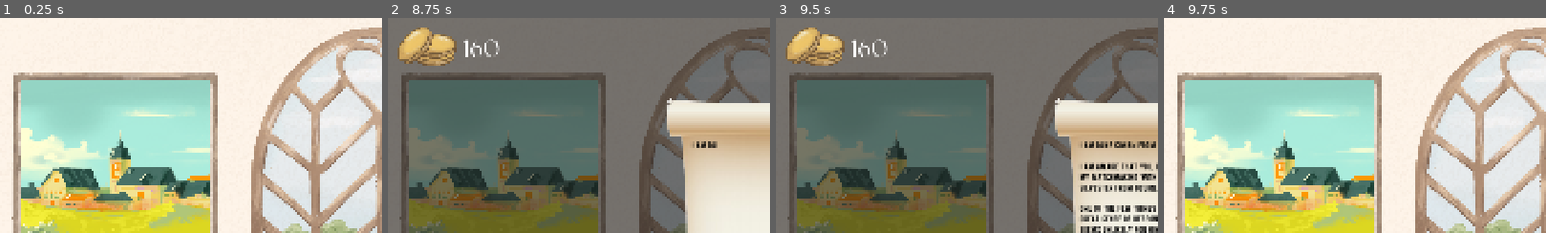
Above: before the commit, frames 1-4 (left to right).
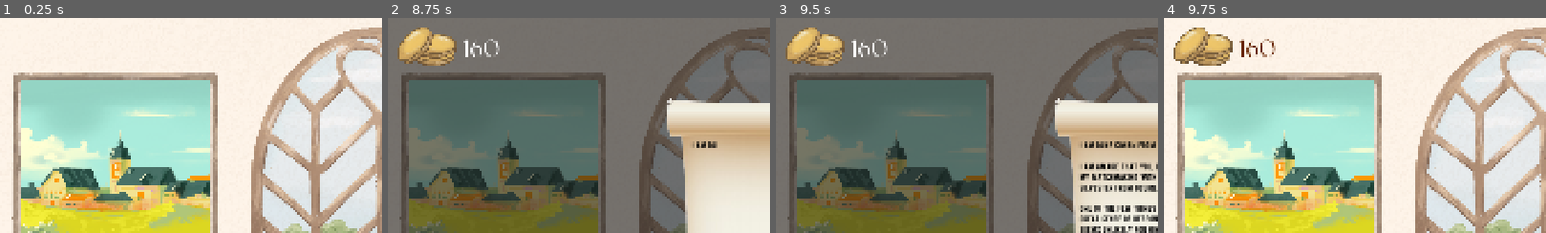
Above: after the commit, the same moments.

Repository: EliJ0y/Kingdom-Sweethearts
Game: Godot game, scene res://Scenes/home_desk.tscn
Two runs of this game, one before a commit and one after it. Both use one fixed random seed, a clock stepped at 60 frames per second and the inputs below.
Inputs (mouse positions are % of the whole screen's width and height, from its top left):
- Up to frame 1 (0.25 s): no input
- Up to frame 2 (8.75 s): click (94, 8) at 0.5 s; click (33, 50) at 1.25 s; click (15, 33) at 2 s; click (15, 33) at 2.75 s; click (15, 33) at 3.5 s; tap Enter (Enter) at 4.25, 4.35, 5.1, 6.6, 7.35, 8, 8.1 s; tap Space at 5 s; click "Next Scroll" at 5.75 s
- Up to frame 3 (9.5 s): tap Space at 8.75 s; tap Enter (Enter) at 8.85 s
- Up to frame 4 (9.75 s): click "Next Scroll" at 9.5 s
The pictures show only the part of the screen within x 0-50%, y 0-50%; the shares and areas given below are measured in that part.

Frames 1-3 are identical in both runs. In frame 4, 2.4% of the frame differs, in the area x 2-30%, y 4-23%.

Commit message:
coins scene and finish reading

Diff:
--- /dev/null
+++ b/kingdom-sweethearts/Scenes/coins.gd
@@ -0,0 +1,13 @@
+extends Node2D
+
+
+# Called when the node enters the scene tree for the first time.
+func _ready() -> void:
+	pass # Replace with function body.
+
+
+# Called every frame. 'delta' is the elapsed time since the previous frame.
+func _process(delta: float) -> void:
+	if GlobalTracker.total_coins > 0:
+		$"CanvasLayer/Coin Counter".show()
+		$"CanvasLayer/Coin Counter/Coin Text".text = str(GlobalTracker.total_coins)
--- /dev/null
+++ b/kingdom-sweethearts/Scenes/coins.tscn
@@ -0,0 +1,24 @@
+[gd_scene format=3 uid="uid://brewn7dcybla"]
+
+[ext_resource type="Script" uid="uid://btaq4hng4suxm" path="res://Scenes/coins.gd" id="1_m2shm"]
+[ext_resource type="Texture2D" uid="uid://c7mlstotxyst5" path="res://Graphics/Coins.PNG" id="1_ojwyu"]
+[ext_resource type="FontFile" uid="uid://bxxjm50ms0pnt" path="res://Fonts/Fontspring-DEMO-theseasons-reg.otf" id="2_m2shm"]
+
+[node name="Coins" type="Node2D" unique_id=1568081122]
+script = ExtResource("1_m2shm")
+
+[node name="CanvasLayer" type="CanvasLayer" parent="." unique_id=730694245]
+
+[node name="Coin Counter" type="Sprite2D" parent="CanvasLayer" unique_id=1805449455]
+visible = false
+position = Vector2(96, 48)
+scale = Vector2(0.6198655, 0.6198655)
+texture = ExtResource("1_ojwyu")
+
+[node name="Coin Text" type="Label" parent="CanvasLayer/Coin Counter" unique_id=146384966]
+offset_left = 148.4193
+offset_right = 338.4193
+offset_bottom = 104.0
+theme_override_colors/font_color = Color(0.4, 0.14000002, 0, 1)
+theme_override_fonts/font = ExtResource("2_m2shm")
+theme_override_font_sizes/font_size = 100
--- a/kingdom-sweethearts/Scenes/home_desk.tscn
+++ b/kingdom-sweethearts/Scenes/home_desk.tscn
@@ -4,6 +4,7 @@
 [ext_resource type="Script" uid="uid://eo10k053o0vc" path="res://Scripts/home_desk.gd" id="1_tr8l1"]
 [ext_resource type="Texture2D" uid="uid://c7yr7v1bsqpcd" path="res://Graphics/Scroll Icon.png" id="2_ffuct"]
 [ext_resource type="Texture2D" uid="uid://b1spnq58mcm32" path="res://Graphics/Town Icon.png" id="3_eupsi"]
+[ext_resource type="PackedScene" uid="uid://brewn7dcybla" path="res://Scenes/coins.tscn" id="5_o1j7g"]
 
 [node name="HomeDesk" type="Node2D" unique_id=719714100]
 script = ExtResource("1_tr8l1")
@@ -30,5 +31,7 @@
 action_mode = 0
 texture_normal = ExtResource("3_eupsi")
 
+[node name="Coins" parent="." unique_id=1568081122 instance=ExtResource("5_o1j7g")]
+
 [connection signal="pressed" from="Scroll Icon" to="." method="_on_scroll_icon_pressed"]
 [connection signal="pressed" from="Town Icon" to="." method="_on_town_icon_pressed"]
--- a/kingdom-sweethearts/Scenes/scrolls.tscn
+++ b/kingdom-sweethearts/Scenes/scrolls.tscn
@@ -49,7 +49,6 @@
 offset_bottom = 104.0
 theme_override_fonts/font = ExtResource("4_ewrjh")
 theme_override_font_sizes/font_size = 100
-text = "80GCoi"
 
 [node name="Opened Scroll" type="Sprite2D" parent="CanvasLayer" unique_id=627563621]
 visible = false
--- a/kingdom-sweethearts/Scripts/global_tracker.gd
+++ b/kingdom-sweethearts/Scripts/global_tracker.gd
@@ -1,6 +1,8 @@
 extends Node
 
 var scrolls_list = [preload("res://Resources/Silvester_Scroll.tres"), preload("res://Resources/Kohan_Scroll.tres")]
+var total_coins = 0
+var scroll_count = 0
 
 # Called when the node enters the scene tree for the first time.
 func _ready() -> void:
--- a/kingdom-sweethearts/Scripts/home_desk.gd
+++ b/kingdom-sweethearts/Scripts/home_desk.gd
@@ -10,9 +10,9 @@
 func _process(delta: float) -> void:
 	pass
 
-
 func _on_scroll_icon_pressed() -> void:
-	get_tree().change_scene_to_file("res://Scenes/scrolls.tscn")
+	if GlobalTracker.scroll_count < 2:
+		get_tree().change_scene_to_file("res://Scenes/scrolls.tscn")
 
 
 func _on_town_icon_pressed() -> void:
--- a/kingdom-sweethearts/Scripts/scrolls.gd
+++ b/kingdom-sweethearts/Scripts/scrolls.gd
@@ -12,11 +12,9 @@
 var scroll_2_text = "\n\n".join(scroll_2.lines)
 
 var scroll_coins = 0
-var total_coins = 0
 
 var scroll_1_pressed = false
 var scroll_2_pressed = false
-var scroll_count = 0
 var stop_text_animation = false
 
 
@@ -47,7 +45,7 @@
 	tied_scroll_1.disabled = true
 	tied_scroll_2.hide()
 	scroll_1_pressed = true
-	scroll_count += 1
+	GlobalTracker.scroll_count += 1
 
 	var scroll_1_tween = create_tween()
 	scroll_1_tween.tween_property($"CanvasLayer/Tied Scroll 1", "position", Vector2(740, 440), 0.8)
@@ -65,7 +63,7 @@
 	tied_scroll_2.disabled = true
 	tied_scroll_1.hide()
 	scroll_2_pressed = true
-	scroll_count += 1
+	GlobalTracker.scroll_count += 1
 
 	var scroll_2_tween = create_tween()
 	scroll_2_tween.tween_property($"CanvasLayer/Tied Scroll 2", "position", Vector2(740, 440), 0.8)
@@ -80,7 +78,7 @@
 
 
 func _coins_appear() -> void:
-	total_coins += scroll_coins
+	GlobalTracker.total_coins += scroll_coins
 	var coinsappeartween = create_tween()
 	coinsappeartween.tween_property($"CanvasLayer/Opened Scroll/Coins Sparkle", "scale", Vector2(5, 5), 0.5)
 	coinsappeartween.tween_callback(_coins_update)
@@ -92,7 +90,7 @@
 
 func _coins_update() -> void:
 	$"CanvasLayer/Coin Counter".show()
-	$"CanvasLayer/Coin Counter/Coin Text".text = str(total_coins)
+	$"CanvasLayer/Coin Counter/Coin Text".text = str(GlobalTracker.total_coins)
 
 func _type_scroll_text() -> void:
 	if scroll_1_pressed:
@@ -112,7 +110,7 @@
 			await get_tree().create_timer(0.03).timeout
 
 	await get_tree().create_timer(0.5).timeout
-	if scroll_count < 2:
+	if GlobalTracker.scroll_count < 2:
 		if (opened_scroll_1.visible_characters == opened_scroll_1.text.length() || opened_scroll_1.visible_characters == -1):
 			await get_tree().create_timer(0.5).timeout
 			$"CanvasLayer/Opened Scroll/Ribbon Arrow".show()
@@ -130,7 +128,7 @@
 	$"CanvasLayer/Opened Scroll".hide()
 	stop_text_animation = false
 
-	if scroll_count < 2:
+	if GlobalTracker.scroll_count < 2:
 		if scroll_1_pressed:
 			scroll_1_pressed = false
 			tied_scroll_2.show()
Not shown, added: kingdom-sweethearts/Scenes/coins.gd.uid
